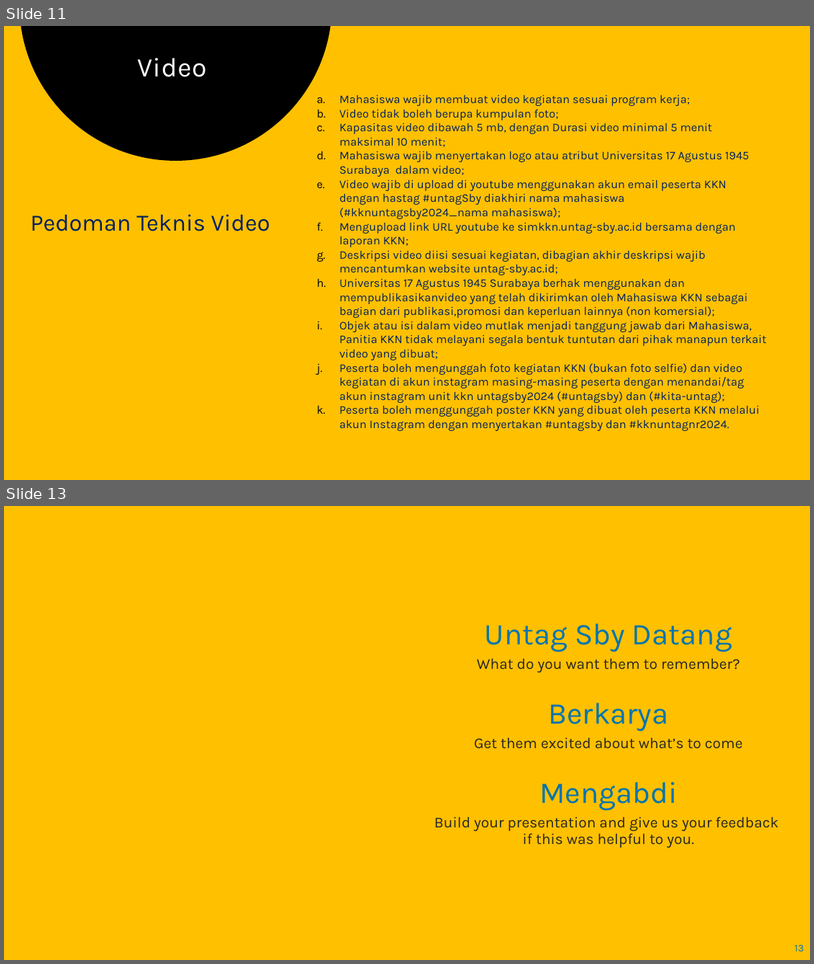
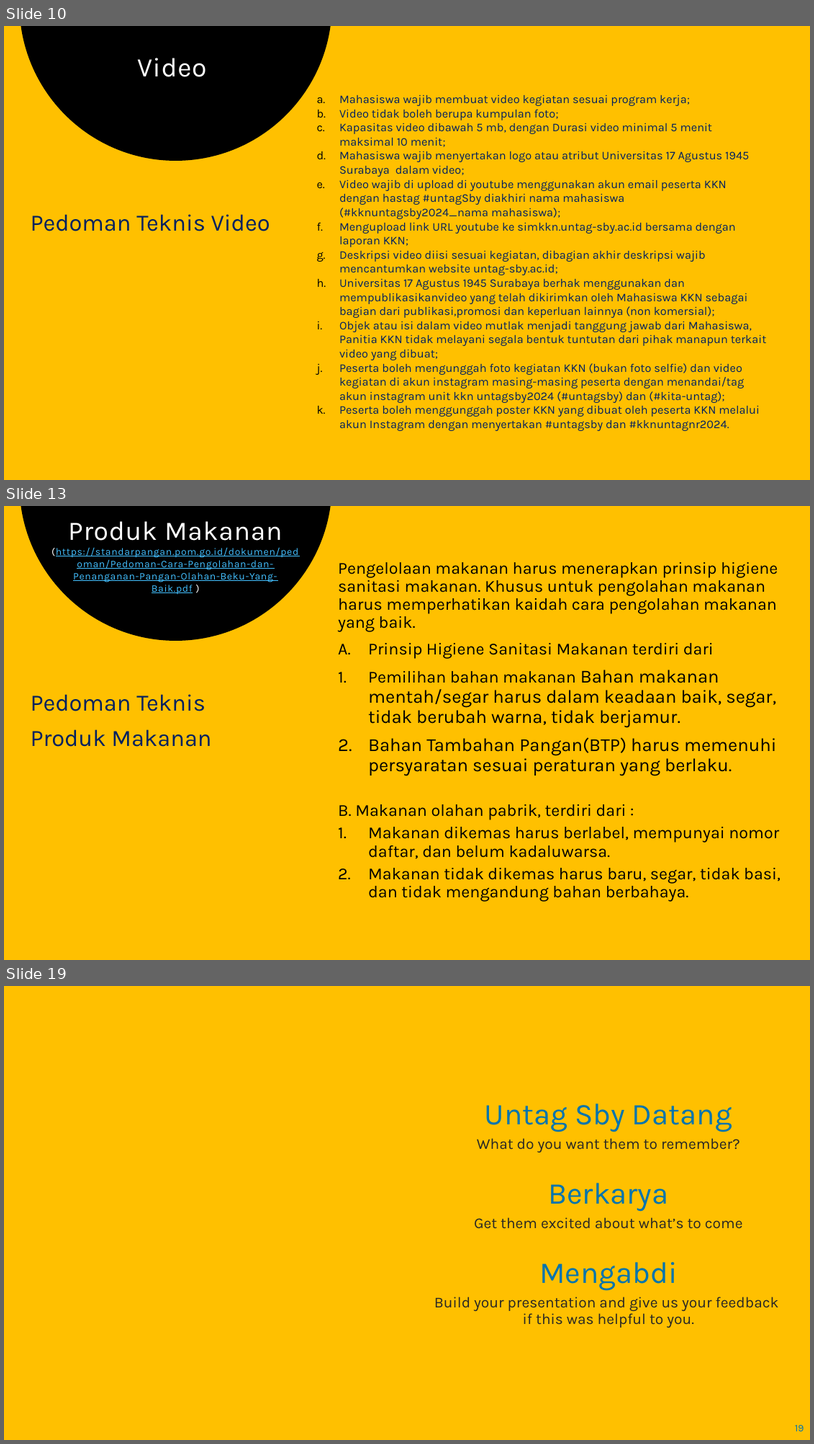
Before and after one commit to chariotofthesun/kkngenap2024, a slide deck: petunjuk teknis luaran kkn untag sby.pptx. Shown one above the other, each under a label of ours: slides 11 and 13 before the commit, slides 10, 13 and 19 after it; the slides between them are not shown. The pictures are 814x964 and 814x1444 pixels, drawn with LibreOffice and Linux fonts; fonts in the diff are those of the drawing; background and template pictures are left out. Boxes give left, top, right and bottom in pixels: in the first picture for what was removed or moved away, otherwise in the second. Text is boxed around its words. In the diff, an @@ line names an element or a change of style, - is before the commit and + after.

```diff
--- a/petunjuk teknis luaran kkn untag sby.pptx
+++ b/petunjuk teknis luaran kkn untag sby.pptx
@@ slide 13 added at [4, 506, 810, 960], background #FFC000 @@
@@ freeform shape added at [19, 506, 332, 641], fill #000000 @@
@@ title added at [52, 521, 298, 595], 12 pt, text #43C0FF, underline @@
+Produk Makanan
+(https://standarpangan.pom.go.id/dokumen/pedoman/Pedoman-Cara-Pengolahan-dan-Penanganan-Pangan-Olahan-Beku-Yang-Baik.pdf )
@@ text added at [338, 562, 781, 901], 20 pt, text #000000 @@
+Pengelolaan makanan harus menerapkan prinsip higiene sanitasi makanan. Khusus untuk pengolahan makanan harus memperhatikan kaidah cara pengolahan makanan yang baik.
+A. Prinsip Higiene Sanitasi Makanan terdiri dari
+2. Pemilihan bahan makanan Bahan makanan mentah/segar harus dalam keadaan baik, segar, tidak berubah warna, tidak berjamur.
+3. Bahan Tambahan Pangan(BTP) harus memenuhi persyaratan sesuai peraturan yang berlaku.
+  B. Makanan olahan pabrik, terdiri dari :
+  1. Makanan dikemas harus berlabel, mempunyai nomor daftar, dan belum kadaluwarsa.
+  2. Makanan tidak dikemas harus baru, segar, tidak basi, dan tidak mengandung bahan berbahaya.
@@ text added at [31, 694, 211, 746], 28 pt, text #002060 @@
+Pedoman Teknis
+Produk Makanan
@@ what was slide 11 is now slide 10 @@
@@ what was slide 13 is now slide 19 @@
@@ page number at [795, 1424, 805, 1431]: text changed @@
-13
+19
```
Also in this commit, not shown: 1 slide changed, 6 other slides added, 1 slide removed.
